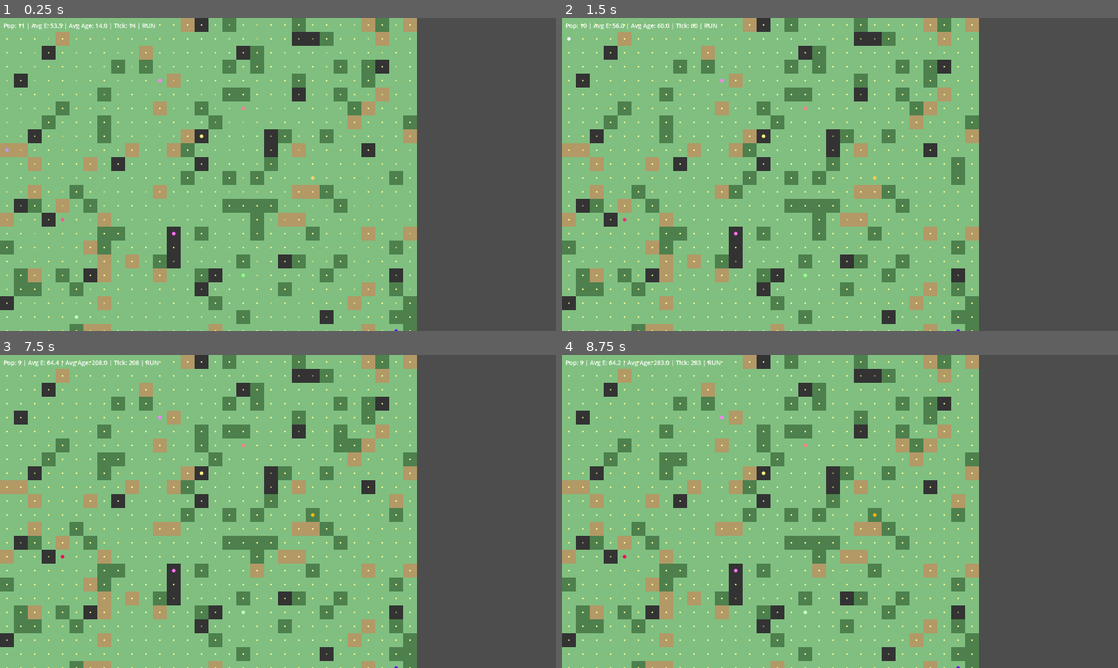
Above: before the commit, frames 1-4 (two rows, left to right).
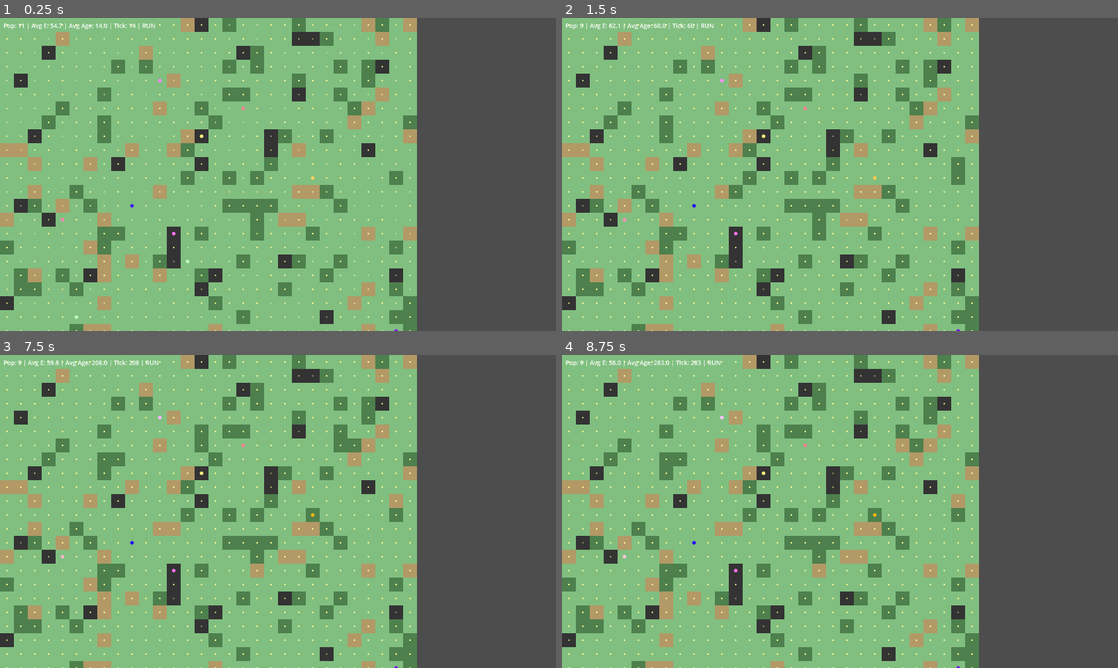
Above: after the commit, the same moments.

Repository: lavich/EvoCraft
Game: Godot game, scene res://main.tscn
The game is run twice, just before and just after one commit, with the same random seed, the same clock (stepped at 60 frames per second) and the same inputs.
Inputs (mouse positions are in pixels of both pictures, inside the frame that each line leads up to):
- Up to frame 1 (0.25 s): no input
- Up to frame 2 (1.5 s): tap Enter at 0.5 s; move the mouse to (962, 158) at 0.52 s; click (962, 158) at 0.67 s; tap Space at 0.77, 1.25 s; drag from (728, 190) to (812, 237) at 1.27 s
- Up to frame 3 (7.5 s): tap Enter at 2, 3.5 s; move the mouse to (333, 442) at 2.02 s; click (333, 442) at 2.17 s; tap Space at 2.75, 3.77, 4.25, 6.77 s; drag from (250, 574) to (111, 464) at 2.77 s; move the mouse to (444, 558) at 3.52 s; click (444, 558) at 3.67 s; drag from (111, 464) to (194, 433) at 4.27 s; move the mouse to (305, 511) at 5.02 s; click (305, 511) at 5.17 s; drag from (194, 433) to (166, 527) at 5.77 s; move the mouse to (400, 495) at 6.52 s; click (400, 495) at 6.67 s; drag from (166, 527) to (250, 574) at 7.27 s
- Up to frame 4 (8.75 s): move the mouse to (895, 442) at 8.02 s; click (895, 442) at 8.17 s

The runs differ from the first frame. In frame 1, less than 0.1% of the frame differs, in the area x 0-45%, y 1-83%; in frame 2, 0.2%; in frame 3, less than 0.1%; in frame 4, less than 0.1%.

Commit message:
Fix sensor weight mapping, add random exploration, deduplicate TILE_COLORS

Diff:
--- a/main.gd
+++ b/main.gd
@@ -10,13 +10,6 @@
 
 const TILE_PX := 32
 const AGENT_RADIUS := 4
-const TILE_COLORS := {
-	0: Color(0.5, 0.75, 0.5),
-	1: Color(0.3, 0.5, 0.3),
-	2: Color(0.7, 0.6, 0.4),
-	3: Color(0.2, 0.2, 0.2),
-}
-
 func _ready() -> void:
 	sim.init_world()
 
@@ -32,7 +25,7 @@
 	for x in sim.grid_size:
 		for y in sim.grid_size:
 			var cell = sim.grid[x][y]
-			var color = TILE_COLORS[cell.type]
+			var color = sim.TILE_COLORS[cell.type]
 			var pos = world_to_screen(x, y)
 			draw_rect(Rect2(pos, Vector2(TILE_PX, TILE_PX)), color)
 			if cell.fragments > 0:
--- a/simulation/simulation.gd
+++ b/simulation/simulation.gd
@@ -112,18 +112,22 @@
 
 func decide_action(a: AgentData) -> void:
 	var w = a.dna.sensor_weights
-	var d = a.dna.action_priorities
+	var p = a.dna.action_priorities
+	var t = a.dna.thresholds
 
 	var nearest_fragment_dist = sense_nearest_fragment(a)
 	var nearest_agent_dist = sense_nearest_agent(a)
 	var energy_ratio = a.energy / a.max_energy
 
-	var move_w = d[0] * w[0]
-	var collect_w = d[1] * w[0] * (1.0 if nearest_fragment_dist < 1.5 else 0.1)
-	var idle_w = d[2] * 0.5
-	var reproduce_w = d[3] * (1.0 if energy_ratio > a.dna.thresholds[1] else 0.0)
-	var attack_w = d[4] * (1.0 if nearest_agent_dist < 1.5 and energy_ratio > 0.5 else 0.0)
-	var evade_w = d[5] * (1.0 if nearest_agent_dist < 2.0 and energy_ratio < a.dna.thresholds[2] else 0.0)
+	# Each action uses sensor weights that are relevant to it:
+	# w[0] = fragment dist  |  w[1] = agent dist  |  w[2] = energy level
+	# w[3] = direction to cluster  |  w[4] = agent density
+	var move_w = p[0] * (w[0] + w[3]) * 0.5
+	var collect_w = p[1] * w[0] * (1.0 if nearest_fragment_dist < 1.5 else 0.1)
+	var idle_w = p[2] * (1.0 - w[2])
+	var reproduce_w = p[3] * w[2] * (1.0 if energy_ratio > t[1] else 0.0)
+	var attack_w = p[4] * w[1] * (1.0 if nearest_agent_dist < 1.5 and energy_ratio > 0.5 else 0.0)
+	var evade_w = p[5] * w[1] * (1.0 if nearest_agent_dist < 2.0 and energy_ratio < t[2] else 0.0)
 
 	var actions = [
 		[move_w, 0], [collect_w, 1], [idle_w, 2],
@@ -174,6 +178,15 @@
 				if d < best_dist:
 					best_dist = d
 					best_dir = Vector2i(dx, dy)
+	if best_dir == Vector2i.ZERO:
+		var dirs = [Vector2i(1,0), Vector2i(-1,0), Vector2i(0,1), Vector2i(0,-1),
+			Vector2i(1,1), Vector2i(-1,1), Vector2i(1,-1), Vector2i(-1,-1)]
+		dirs.shuffle()
+		for d in dirs:
+			var nx = a.x + d.x; var ny = a.y + d.y
+			if nx < 0 or nx >= grid_size or ny < 0 or ny >= grid_size: continue
+			if grid[nx][ny].type == TileType.RAZLOM: continue
+			best_dir = d; break
 	if best_dir != Vector2i.ZERO:
 		a.x += best_dir.x
 		a.y += best_dir.y
